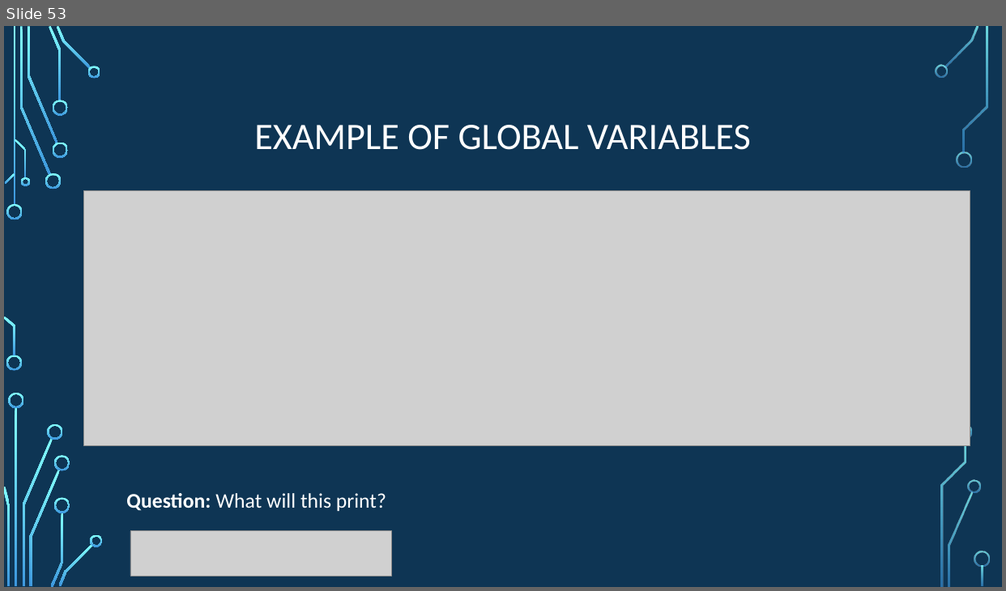
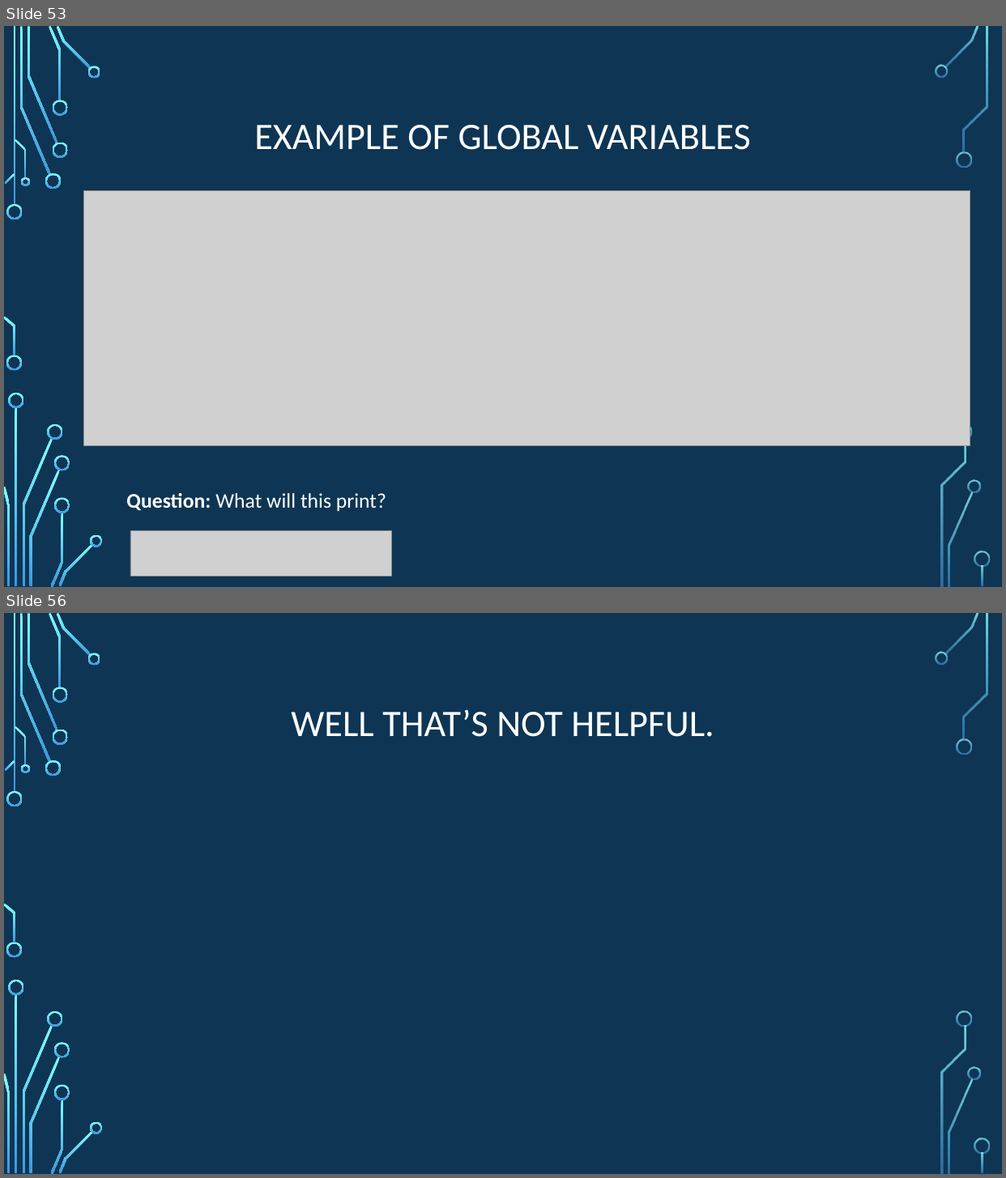
Before and after one commit to psypdt/ZIS_C-_Summer_Course_2019, a slide deck: Day_2/Day_2.pptx. Shown one above the other, each under a label of ours: slide 53 before the commit, slides 53 and 56 after it; the slides between them are not shown. The pictures are 1006x591 and 1006x1178 pixels, drawn with LibreOffice and Linux fonts; fonts in the diff are those of the drawing; grey boxes stand for pictures; background and template pictures are left out. Boxes give left, top, right and bottom in pixels: in the first picture for what was removed or moved away, otherwise in the second. Text is boxed around its words. In the diff, an @@ line names an element or a change of style, - is before the commit and + after.

```diff
--- a/Day_2/Day_2.pptx
+++ b/Day_2/Day_2.pptx
@@ slide 56 added at [4, 613, 1002, 1174], background picture (left out); not listed: 36 template elements that a slide beside it also shows @@
@@ title added at [291, 709, 714, 737], 36 pt, text #FFFFFF @@
+WELL THAT’S NOT HELPFUL.
```
Also in this commit, not shown: 5 other slides added.
